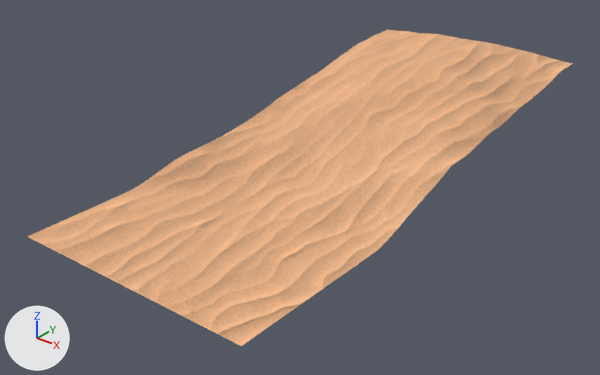
What one commit did to the glTF model public/landscapes/map_0.gltf.
Camera for both pictures: a camera (50 mm lens) standing at (17.0, -16.6, 12.6) and looking at (-0.5, 5.3, -1.0). Every picture has the same lights, and +X, +Y and +Z are marked at lower left. Where no turn or scale is listed for an object, it has been applied to the vertices.

The first picture shows 'landscape1'.
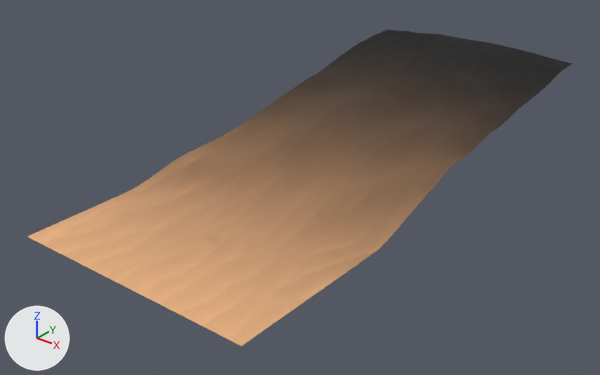
What differs and where, as boxes [x1, y1, x2, y2] in the pictures (600 x 375 px):
'landscape1', surface changed (beige to brown)
    both: [29, 30, 573, 346]

The change, as a list of edits to the scene's bpy script:
```text
Add img_terrain1_color1:
    img_terrain1_color1 = load_image('terrain1_color1', '_unpacked/terrain1_color1', 2048, 2048, 'sRGB')
Add img_terrain1_normal1:
    img_terrain1_normal1 = load_image('terrain1_normal1', '_unpacked/terrain1_normal1', 2048, 2048, 'Non-Color')
Change mat_texture6:
    where n0 = _N.new('ShaderNodeBsdfPrincipled'); n0.name = 'Principled BSDF'
    add n0.inputs[2].default_value = 0.8  # 'Roughness'
    where n2 = _N.new('ShaderNodeTexImage'); n2.name = 'Image Texture'
    n2.image: img_land6_color -> img_terrain1_color1
    where n4 = _N.new('ShaderNodeTexImage'); n4.name = 'Image Texture.001'
    n4.image: img_land6_normal -> img_terrain1_normal1
```
